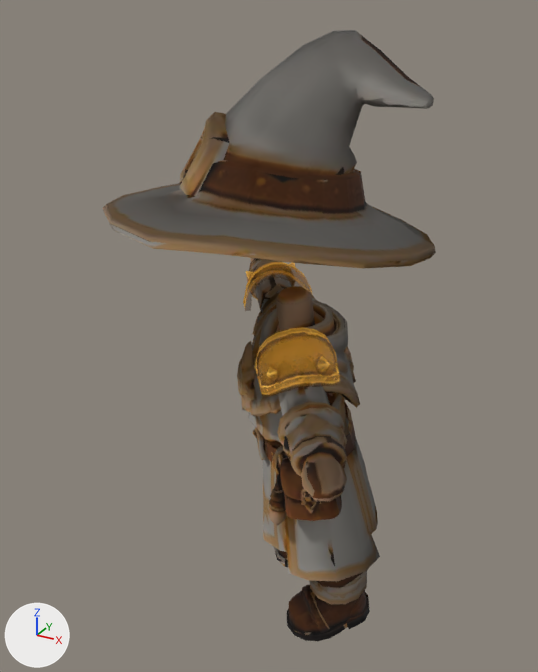
The glTF model public/models/chars/players/priest_lvl20.glb as it was, and as the next commit left it.
Camera for both pictures: a 50 mm lens placed at (1.26, -2.34, 2.21), pointed at (-0.04, 0.02, 1.03). Every picture has the same lights, and +X, +Y and +Z are marked at lower left. The first picture is the older version. Where no turn or scale is listed for an object, it has been applied to the vertices. Vertices at exactly the same position are counted once.

The older version as bpy lines, for what is in view:
```python
me_armor_arms = bpy.data.meshes.new('Armor_Arms')
me_armor_arms.from_pydata(...)  # 719 vertices, 1418 faces; spans x -0.489..0.592, y -0.73..0.735, z 0.862..1.174
me_armor_arms.materials.append(mat_armorsetmat)  # picture img_armorsettex
# before: 52 (-0.118, 0.236, 1.16) at pixel (276, 284), 132 (-0.072, 0.196, 0.978), 247 (-0.133, 0.165, 1.13) at pixel (265, 296), 280 (-0.117, 0.156, 1.001), 338 (-0.152, 0.159, 1.067) at pixel (260, 310)
# before: 520 (-0.023, 0.222, 1.014), 557 (-0.041, 0.23, 1.139), 597 (-0.023, 0.25, 1.079)
me_armor_helm = bpy.data.meshes.new('Armor_Helm')
me_armor_helm.from_pydata(...)  # 230 vertices, 456 faces; spans x -0.538..0.596, y -0.64..0.489, z 1.42..2.145
me_armor_helm.materials.append(mat_armorsetmat)  # picture img_armorsettex
me_armor_legs = bpy.data.meshes.new('Armor_Legs')
me_armor_legs.from_pydata(...)  # 1484 vertices, 2926 faces; spans x -0.195..0.452, y -0.235..0.51, z -0.321..0.738
me_armor_legs.materials.append(mat_armorsetmat)  # picture img_armorsettex
me_armor_torso = bpy.data.meshes.new('Armor_Torso')
me_armor_torso.from_pydata(...)  # 825 vertices, 1587 faces; spans x -0.213..0.407, y -0.312..0.398, z 0.632..1.247
me_armor_torso.materials.append(mat_armorsetmat)  # picture img_armorsettex
ob_armor_arms = bpy.data.objects.new('Armor_Arms', me_armor_arms)
ob_armor_arms.location = (0.0, 0.0, 0.0)
ob_armor_helm = bpy.data.objects.new('Armor_Helm', me_armor_helm)
ob_armor_helm.location = (0.0, 0.0, 0.0)
ob_armor_legs = bpy.data.objects.new('Armor_Legs', me_armor_legs)
ob_armor_legs.location = (0.0, 0.0, 0.0)
ob_armor_torso = bpy.data.objects.new('Armor_Torso', me_armor_torso)
ob_armor_torso.location = (0.0, 0.0, 0.0)
# also in view: 'Armor_Shoulders' at (0.05, -0.01, 1.12)
```
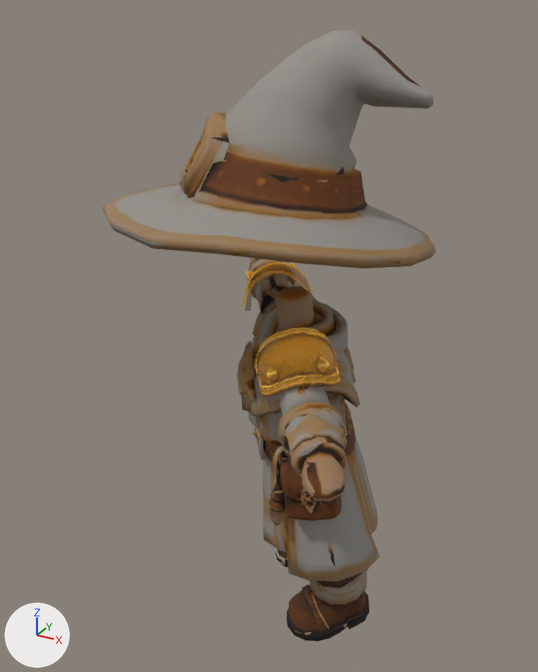
Edits to the bpy script that builds the scene:
```text
Change me_armor_arms:
    used by ob_armor_arms; location = (0.0, 0.0, 0.0)
    verts and faces of me_armor_arms; kept vertices keep their numbers, new ones are numbered from 719
    remove me_armor_arms.from_pydata(...)  # 719 vertices, 1418 faces; spans x -0.489..0.592, y -0.73..0.735, z 0.862..1.174
    add me_armor_arms.from_pydata(...)  # 719 vertices, 1430 faces; spans x -0.489..0.592, y -0.73..0.735, z 0.862..1.174
    me_armor_arms part 1
    add faces += [(132, 520, 597), (132, 597, 280), (280, 597, 338), (247, 338, 597), (52, 247, 597), (52, 597, 557)]
    other edits to the shape of me_armor_arms do not show in these pictures
Change me_armor_helm:
    where me_armor_helm.from_pydata(...)  # 230 vertices, 456 faces; spans x -0.538..0.596, y -0.64..0.489, z 1.42..2.145
    used by ob_armor_helm; location = (0.0, 0.0, 0.0)
    me_armor_helm part 2: its shading normals changed
Change me_armor_legs:
    used by ob_armor_legs; location = (0.0, 0.0, 0.0)
    remove me_armor_legs.from_pydata(...)  # 1484 vertices, 2926 faces; spans x -0.195..0.452, y -0.235..0.51, z -0.321..0.738
    add me_armor_legs.from_pydata(...)  # 1484 vertices, 2944 faces; spans x -0.195..0.452, y -0.235..0.51, z -0.321..0.738
    me_armor_legs part 3
    17 new faces join them
    other edits to the shape of me_armor_legs do not show in these pictures
```

Changed parts and their boxes (x1, y1, x2, y2) in the pictures (538 x 672 px):
'Armor_Helm', shading changed
    both: (102, 30, 436, 269)
part 1 of me_armor_arms, added
    after: (261, 285, 284, 315)
part 3 of me_armor_legs, added
    after: (266, 404, 350, 450)
